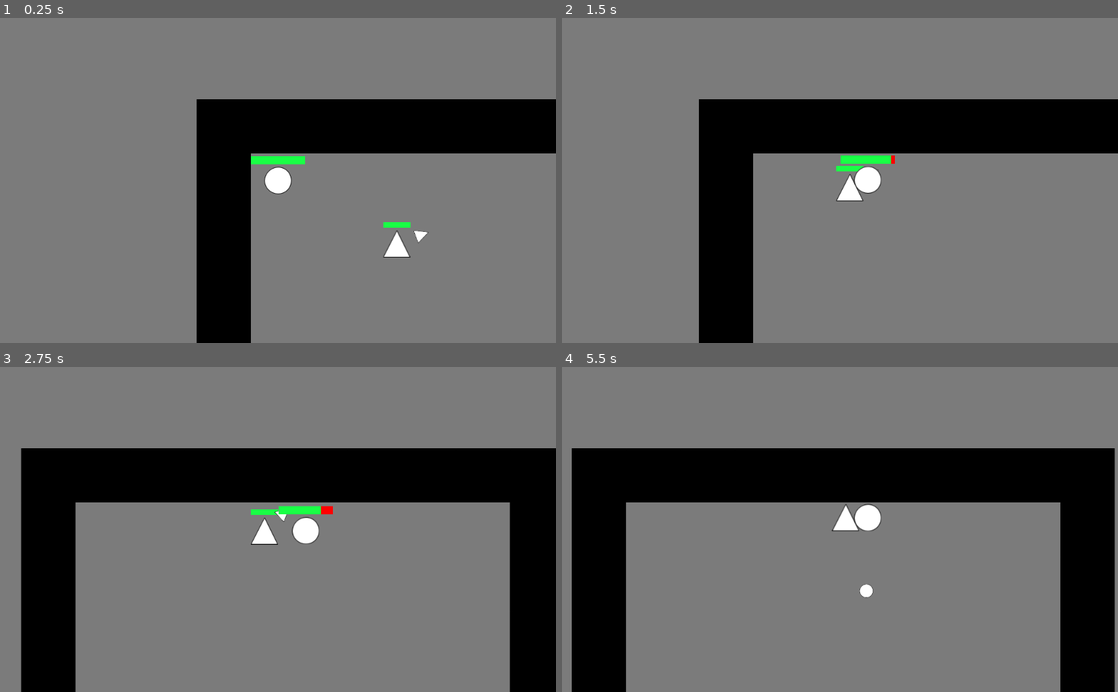
Above: before the commit, frames 1-4 (two rows, left to right).
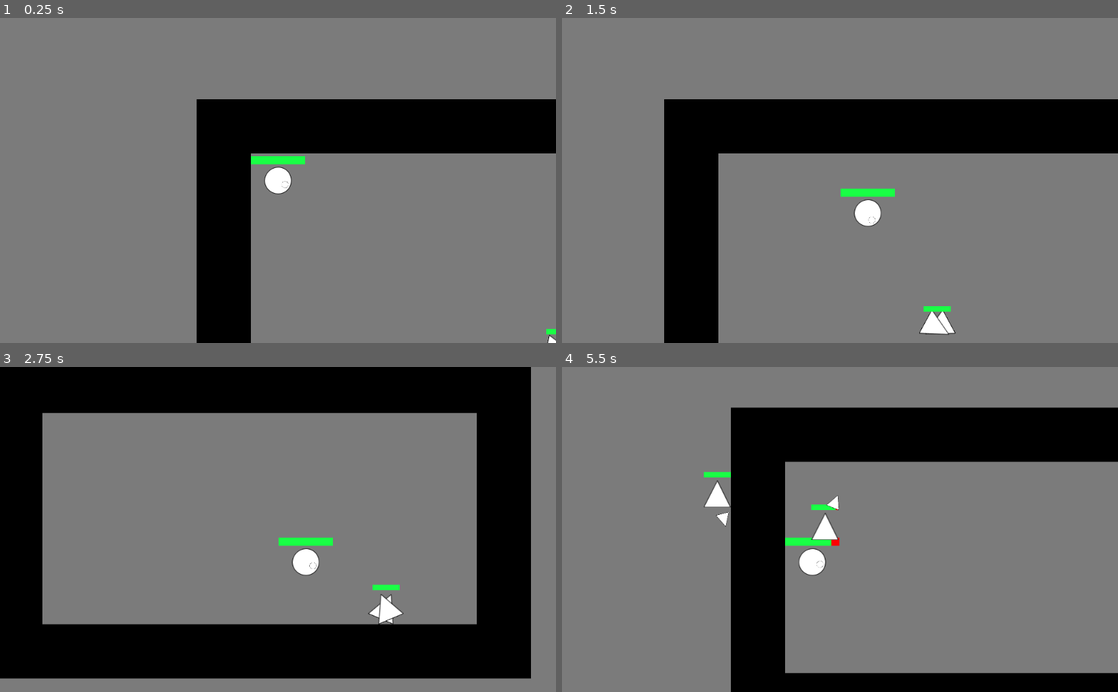
Above: after the commit, the same moments.

Repository: ComradeSparklePony/Slay-the-Triangles
Game: Godot game, scene res://town.tscn
The game is run twice, just before and just after one commit, with the same random seed, the same clock (stepped at 60 frames per second) and the same inputs. The project has no main scene, so this scene is started directly.
Inputs (mouse positions are in pixels of both pictures, inside the frame that each line leads up to):
- Up to frame 1 (0.25 s): no input
- Up to frame 2 (1.5 s): move the mouse to (962, 164) at 0.52 s; hold Right (ui_right) 0.53-1.28 s; click (962, 164) at 0.67 s; move the mouse to (728, 196) at 1.27 s; hold Down (ui_down) from 1.28 s (still down)
- Up to frame 3 (2.75 s): move the mouse to (333, 458) at 2.02 s; release Down (ui_down) at 2.03 s; hold Right (ui_right) from 2.03 s (still down)
- Up to frame 4 (5.5 s): move the mouse to (812, 594) at 2.77 s; release Right (ui_right) at 2.78 s; hold Up (ui_up) 2.78-3.53 s; click (812, 594) at 2.92 s; move the mouse to (1006, 578) at 3.52 s; hold Left (ui_left) 3.53-5.03 s; move the mouse to (673, 480) at 4.27 s; move the mouse to (867, 529) at 5.02 s; hold Down (ui_down) from 5.03 s (still down); click (867, 529) at 5.17 s

The runs differ from the first frame. In frame 1, 0.4% of the frame differs, in the area x 50-100%, y 50-100%; in frame 2, 10%; in frame 3, 55%, in the area x 0-100%, y 0-100%; in frame 4, 42%.

Commit message:
experimented with slowing down spawner death

Diff:
--- a/enemy.tscn
+++ b/enemy.tscn
@@ -17,11 +17,13 @@
 "kill_proj",
 ]]
 
+z_index = 1
 input_pickable = false
 collision_layer = 1
 collision_mask = 1
 collision/safe_margin = 0.08
 script = ExtResource( 1 )
+_sections_unfolded = [ "Z Index" ]
 SPEED = 250
 ATTACK = 5
 hp = 100
--- a/enemy_spawner.gd
+++ b/enemy_spawner.gd
@@ -12,6 +12,10 @@
 
 export (int) var max_hp
 var hp
+
+export (PackedScene) var coin
+
+var slow_mo = false
 
 # rotate tri2 180 degrees and initialize velocity
 func _ready():
@@ -39,40 +43,57 @@
 	$tri1.rotate(ROT_SPEED * delta)
 	$tri2.rotate(ROT_SPEED * delta * -1)
 
-	# randomly adjust velocity
-	velocity += Vector2(rand_range(-1,1),rand_range(-1,1))
-	if velocity.x > 5:
-		velocity.x = -3
-	if velocity.x < -5:
-		velocity.x = 3
-	if velocity.y > 5:
-		velocity.y = -3
-	if velocity.y < -5:
-		velocity.y = 3
+	if not slow_mo:
+		# randomly adjust velocity
+		velocity += Vector2(rand_range(-1,1),rand_range(-1,1))
+		if velocity.x > 5:
+			velocity.x = -3
+		if velocity.x < -5:
+			velocity.x = 3
+		if velocity.y > 5:
+			velocity.y = -3
+		if velocity.y < -5:
+			velocity.y = 3
 
-	# move
-	move_and_collide(Vector2(velocity.x,0) * SPEED)
-	move_and_collide(Vector2(0,velocity.y) * SPEED)
+		# move
+		move_and_collide(Vector2(velocity.x,0) * SPEED)
+		move_and_collide(Vector2(0,velocity.y) * SPEED)
 
 
 
 # spawn enemies
 func _on_Timer_timeout():
-	var player_distance
-	player_distance = position.distance_to(player.position)
-	$Timer.wait_time = player_distance / 70
-	var new_enemy = enemy.instance()
-	new_enemy.position = position
-	get_parent().add_child(new_enemy)
-	$Timer.start()
+	if not slow_mo:
+		var player_distance
+		player_distance = position.distance_to(player.position)
+		$Timer.wait_time = player_distance / 70
+		var new_enemy = enemy.instance()
+		new_enemy.position = position
+		get_parent().add_child(new_enemy)
+		$Timer.start()
 
 # remove hp if in contact with player projectile
 func _on_Area2D_area_entered(area):
+
 	if area.is_in_group("projectile"):
 		hp -= player.attack
 		$TextureProgress.value = hp
 		if hp == 0:
+			slow_mo = true
+			var coin_amt = SPEED * 100
+			Engine.time_scale = 0.1
+			for i in range(int(coin_amt)):
+				$Timer.wait_time = 0.01
+				var new_coin = coin.instance()
+				new_coin.position = position + Vector2(rand_range(-i, i), rand_range(-i, i))
+				get_parent().add_child(new_coin)
+				$Timer.start()
+				yield($Timer,"timeout")
+				print(i)
+				print(Engine.time_scale)
+			Engine.time_scale = 1
 			queue_free()
+
 		if first_hit:
 			$Timer.wait_time = 0.1
 			get_parent().add_child(enemy.instance())
--- a/enemy_spawner.tscn
+++ b/enemy_spawner.tscn
@@ -1,10 +1,11 @@
-[gd_scene load_steps=8 format=2]
+[gd_scene load_steps=9 format=2]
 
 [ext_resource path="res://enemy_spawner.gd" type="Script" id=1]
 [ext_resource path="res://enemy.tscn" type="PackedScene" id=2]
-[ext_resource path="res://assets/white_tri_50px.png" type="Texture" id=3]
-[ext_resource path="res://assets/red_rect_50x10px.png" type="Texture" id=4]
-[ext_resource path="res://assets/green_rect_50x10px.png" type="Texture" id=5]
+[ext_resource path="res://coins.tscn" type="PackedScene" id=3]
+[ext_resource path="res://assets/white_tri_50px.png" type="Texture" id=4]
+[ext_resource path="res://assets/red_rect_50x10px.png" type="Texture" id=5]
+[ext_resource path="res://assets/green_rect_50x10px.png" type="Texture" id=6]
 
 [sub_resource type="ConvexPolygonShape2D" id=1]
 
@@ -28,7 +29,8 @@
 enemy = ExtResource( 2 )
 ROT_SPEED = 7
 SPEED = 3
-max_hp = 30
+max_hp = 300
+coin = ExtResource( 3 )
 
 [node name="tri1" type="CollisionShape2D" parent="." index="0"]
 
@@ -99,6 +101,15 @@
 shape = SubResource( 2 )
 _sections_unfolded = [ "Transform" ]
 
+[node name="Tween" type="Tween" parent="." index="5"]
+
+repeat = false
+playback_process_mode = 1
+playback_speed = 1.0
+playback/active = false
+playback/repeat = false
+playback/speed = 1.0
+
 [connection signal="timeout" from="Timer" to="." method="_on_Timer_timeout"]
 
 [connection signal="area_entered" from="Area2D" to="." method="_on_Area2D_area_entered"]
--- a/maze.tscn
+++ b/maze.tscn
@@ -6,7 +6,7 @@
 [ext_resource path="res://enemy_spawner.tscn" type="PackedScene" id=4]
 [ext_resource path="res://player.tscn" type="PackedScene" id=5]
 
-[node name="maze" type="Node2D" index="0"]
+[node name="maze" type="Node2D"]
 
 script = ExtResource( 1 )
 _sections_unfolded = [ "Transform" ]
@@ -18,7 +18,7 @@
 
 [node name="enemy-spawner" parent="." index="0" instance=ExtResource( 4 )]
 
-max_hp = 300
+coin = null
 
 [node name="player" parent="." index="1" instance=ExtResource( 5 )]
 
--- a/player.tscn
+++ b/player.tscn
@@ -11,7 +11,7 @@
 custom_solver_bias = 0.0
 radius = 25.0
 
-[node name="player" type="KinematicBody2D" index="0" groups=[
+[node name="player" type="KinematicBody2D" groups=[
 "collide",
 "player",
 ]]
--- a/town.tscn
+++ b/town.tscn
@@ -2,9 +2,9 @@
 
 [ext_resource path="res://player.tscn" type="PackedScene" id=1]
 [ext_resource path="res://world-wall.tscn" type="PackedScene" id=2]
-[ext_resource path="res://enemy.tscn" type="PackedScene" id=3]
+[ext_resource path="res://enemy_spawner.tscn" type="PackedScene" id=3]
 
-[node name="town" type="Node2D"]
+[node name="town" type="Node2D" index="0"]
 
 _sections_unfolded = [ "Transform" ]
 
@@ -131,6 +131,7 @@
 
 position = Vector2( 50, 150 )
 
-[node name="enemy" parent="." index="2" instance=ExtResource( 3 )]
+[node name="enemy-spawner" parent="." index="2" instance=ExtResource( 3 )]
 
-position = Vector2( 423.75, 296.38 )
+position = Vector2( 754.421, 421.3 )
+max_hp = 30
Not shown: 3 places in enemy_spawner.tscn that only renumber resources
